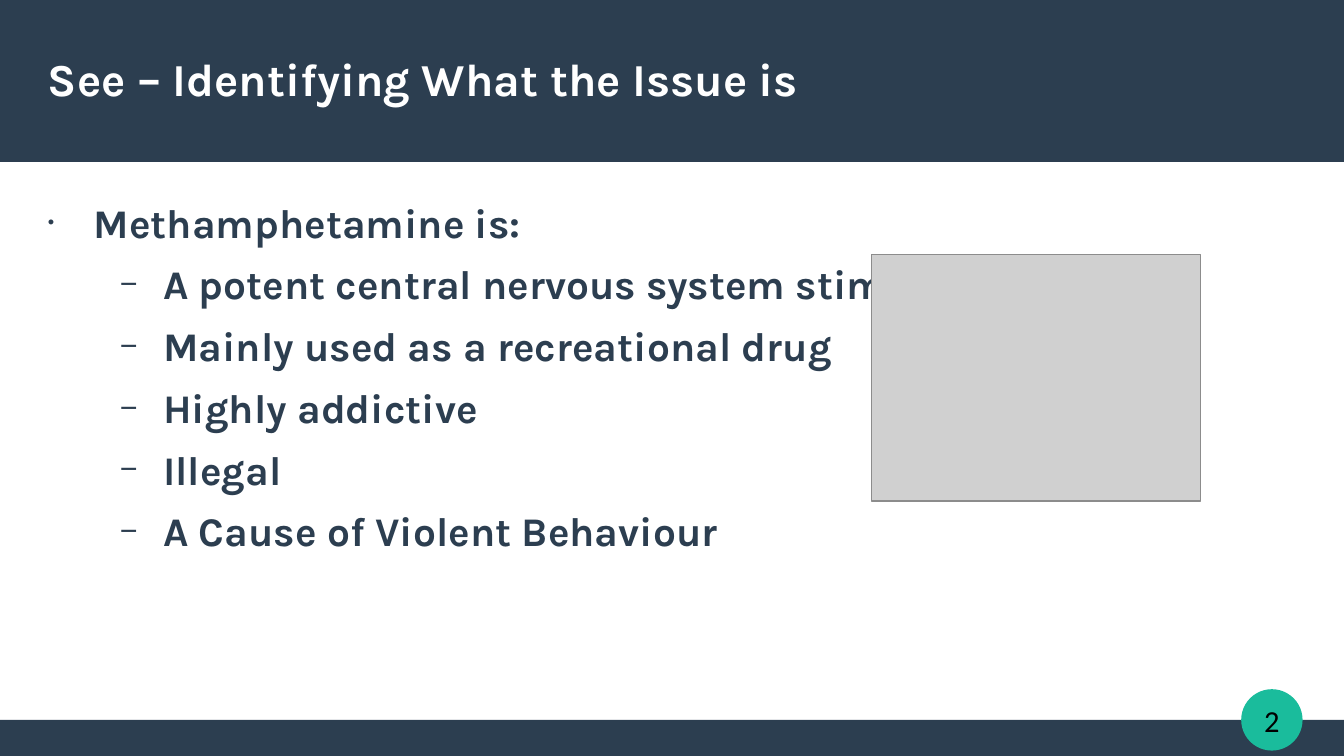
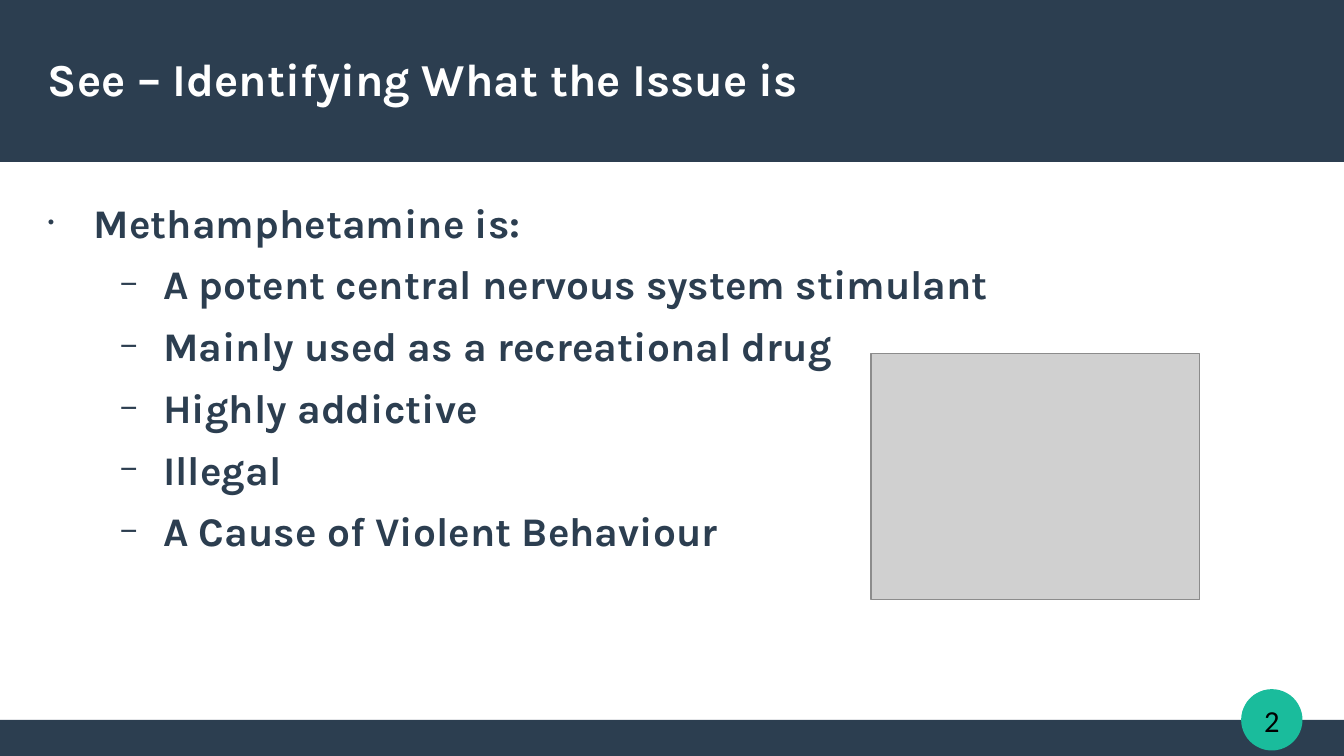
Before and after one commit to CrypticEntity/schoolwork9-10, a slide deck: slide 2 of Religion/t4 assesment.pptx. Drawn at 1344x756 pixels with LibreOffice and Linux fonts; fonts in the diff are those of the drawing; grey boxes stand for pictures. Boxes give left, top, right and bottom in pixels: in the first picture for what was removed or moved away, otherwise in the second. Text is boxed around its words. In the diff, an @@ line names an element or a change of style, - is before the commit and + after.

```diff
--- a/Religion/t4 assesment.pptx
+++ b/Religion/t4 assesment.pptx
@@ text at [163, 270, 988, 547]: indent changed @@
@@ picture: place and size @@
-picture at [872, 255, 1201, 501]
+picture at [872, 354, 1201, 600]
```
Also in this commit, not shown: 3 other slides changed, 7 other files.
